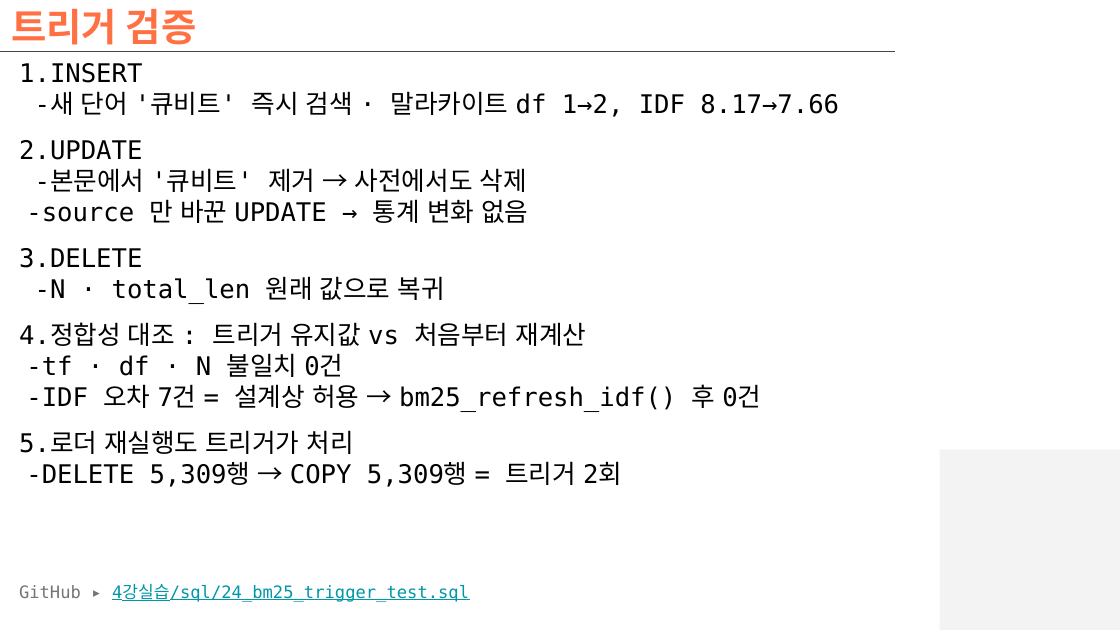
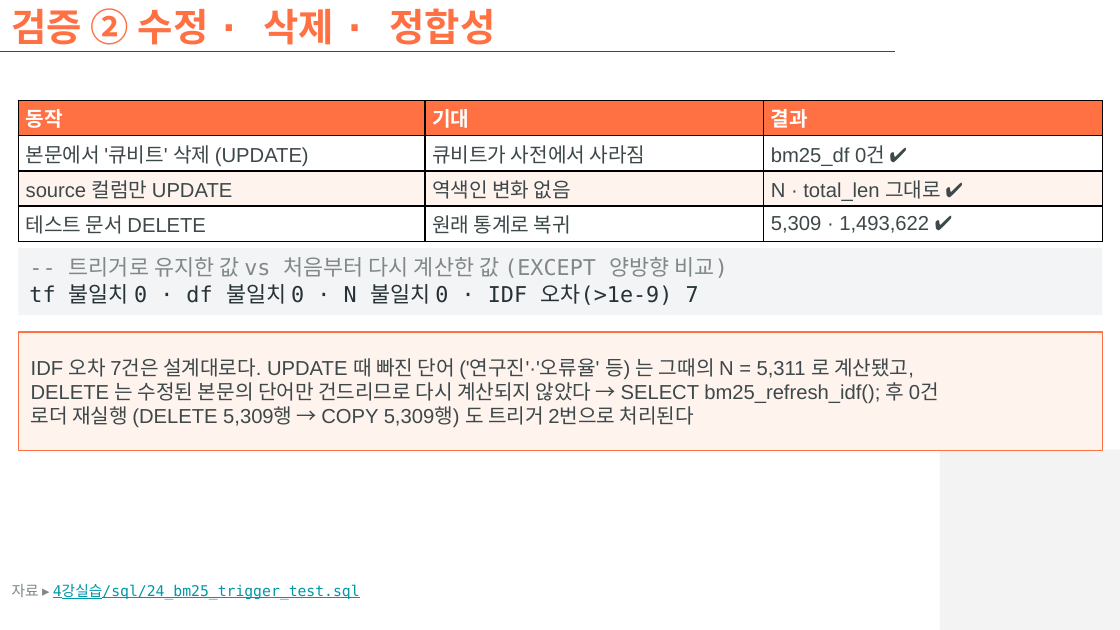
Before and after one commit to hikaMaeng/-ai-, a slide deck: slide 50 of 4강실습/slides/4강실습_벡터디비.pptx (slide 24 before the commit). Drawn at 1120x630 pixels with LibreOffice and Linux fonts; fonts in the diff are those of the drawing; background and template pictures are left out. Boxes give left, top, right and bottom in pixels: in the first picture for what was removed or moved away, otherwise in the second. Text is boxed around its words. In the diff, an @@ line names an element or a change of style, - is before the commit and + after.

```diff
--- a/4강실습/slides/4강실습_벡터디비.pptx
+++ b/4강실습/slides/4강실습_벡터디비.pptx
@@ title at (x1=11, y1=8, x2=495, y2=52): text changed @@
-트리거 검증
+검증 ② 수정 · 삭제 · 정합성
@@ text removed at (x1=19, y1=63, x2=839, y2=487) @@
-1.INSERT
--새 단어 '큐비트' 즉시 검색 · 말라카이트 df 1→2, IDF 8.17→7.66
-2.UPDATE
--본문에서 '큐비트' 제거 → 사전에서도 삭제
--source 만 바꾼 UPDATE → 통계 변화 없음
-3.DELETE
--N · total_len 원래 값으로 복귀
-4.정합성 대조 : 트리거 유지값 vs 처음부터 재계산
--tf · df · N 불일치 0건
--IDF 오차 7건 = 설계상 허용 → bm25_refresh_idf() 후 0건
-5.로더 재실행도 트리거가 처리
--DELETE 5,309행 → COPY 5,309행 = 트리거 2회
@@ table added at (x1=18, y1=101, x2=1101, y2=238), 4 rows, 3 columns @@
+동작 | 기대 | 결과
+본문에서 '큐비트' 삭제 (UPDATE) | 큐비트가 사전에서 사라짐 | bm25_df 0건 ✔
+source 컬럼만 UPDATE | 역색인 변화 없음 | N · total_len 그대로 ✔
+테스트 문서 DELETE | 원래 통계로 복귀 | 5,309 · 1,493,622 ✔
@@ rectangle added at (x1=18, y1=249, x2=1102, y2=316), fill #F3F4F5, 14 pt, text #80888A @@
+-- 트리거로 유지한 값 vs 처음부터 다시 계산한 값 (EXCEPT 양방향 비교)
+tf 불일치 0 · df 불일치 0 · N 불일치 0 · IDF 오차(>1e-9) 7
@@ rectangle added at (x1=18, y1=333, x2=1102, y2=451), fill #FFF3EE, outline #FF7043 1 pt, 13 pt, text #3D484A @@
+IDF 오차 7건은 설계대로다. UPDATE 때 빠진 단어 ('연구진'·'오류율' 등) 는 그때의 N = 5,311 로 계산됐고,
+DELETE 는 수정된 본문의 단어만 건드리므로 다시 계산되지 않았다 → SELECT bm25_refresh_idf(); 후 0건
+로더 재실행 (DELETE 5,309행 → COPY 5,309행) 도 트리거 2번으로 처리된다
@@ text at (x1=12, y1=584, x2=360, y2=600): text changed; size 11 to 9.5 pt @@
-GitHub ▸ 4강실습/sql/24_bm25_trigger_test.sql
+자료 ▸ 4강실습/sql/24_bm25_trigger_test.sql
```
Also in this commit, not shown: 13 other slides changed, 42 slides added, 13 slides removed, 1 other file.
